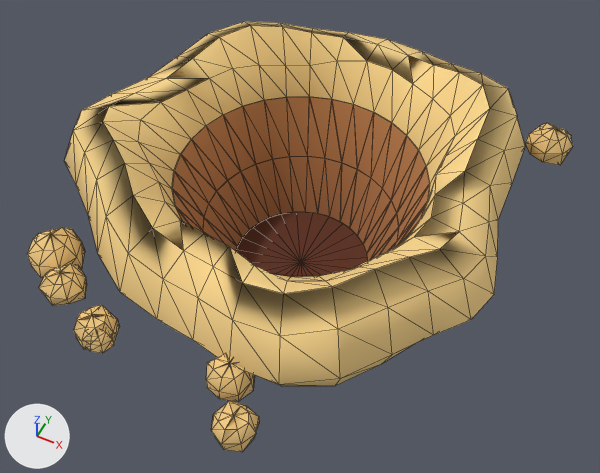
The glTF model models/cen_tarhut_buraco_2.glb: old version first, new version second.
Camera for both pictures: a 50 mm camera at (1.29, -2.6, 2.93) aimed at (0.07, -0.16, -0.12). Every picture has the same lights, and +X, +Y and +Z are marked at lower left. The older version comes first. Mesh edges are drawn as thin lines. Vertices at exactly the same position are counted once.

Objects in the first picture: 'buraco'.
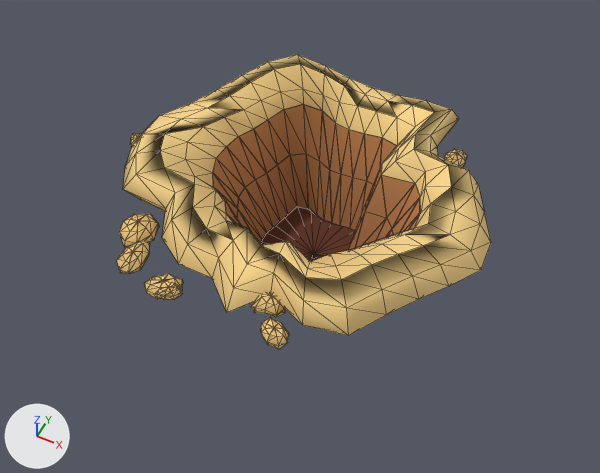
Pixel boxes [x1, y1, x2, y2] of what changed, in the pictures (600 x 473 px; the box of a moved part takes in the faces that stretch with it):
'buraco', reshaped (31% narrower, 31% shorter): before [27, 21, 573, 452]; after [117, 54, 491, 350]
part 1 of me_buraco, moved or reshaped: before [39, 263, 86, 306]; after [117, 241, 150, 274]
part 2 of me_buraco, moved or reshaped: before [87, 329, 116, 353]; after [161, 287, 183, 300]
part 3 of me_buraco, moved or reshaped (not visible before): after [131, 133, 142, 146]
part 4 of me_buraco, moved or reshaped: before [525, 123, 573, 165]; after [444, 149, 467, 167]
part 5 of me_buraco, moved or reshaped: before [74, 305, 120, 349]; after [144, 273, 183, 299]
part 6 of me_buraco, moved or reshaped: before [211, 400, 259, 452]; after [261, 318, 289, 350]
part 7 of me_buraco, moved or reshaped: before [27, 21, 525, 402]; after [120, 54, 491, 336]

Diff of the bpy script that builds the scene:
```diff
--- a/models/cen_tarhut_buraco_2.glb.py
+++ b/models/cen_tarhut_buraco_2.glb.py
@@ me_buraco @@
 # used by ob_buraco; location = (0.0, 0.0, 0.0)
-me_buraco.from_pydata(...)  # 697 vertices, 1176 faces; spans x -1.21..1.12, y -1.37..1.15, z -0.52..0.46
+me_buraco.from_pydata(...)  # 697 vertices, 1176 faces; spans x -0.98..0.95, y -0.87..0.87, z -0.52..0.2
+# me_buraco part 1: the loose piece of 41 vertices spanning x -0.77..-0.56, y -1.1..-0.9, z 0.0..0.14 is multiplied about its middle by the matrix ((0.6, 0.138, -0.001), (-0.3, 1.001, 0.012), (0.0, 0.0, 0.45)), then moved by (0.17, 0.29, -0.04)
+# me_buraco part 2: the loose piece of 41 vertices spanning x -0.44..-0.3, y -1.23..-1.09, z 0.01..0.11 is multiplied about its middle by the matrix ((0.84, -0.021, 0.005), (0.219, 0.703, 0.006), (0.0, 0.0, 0.45)), then moved by (0.12, 0.35, -0.03)
+# me_buraco part 3: the loose piece of 41 vertices spanning x -1.21..-1.09, y -0.23..-0.1, z 0.01..0.11 is multiplied about its middle by the matrix ((0.856, -0.397, 0.002), (0.0, 0.814, -0.004), (0.0, 0.0, 0.45)), then moved by (0.23, 0.12, -0.03)
+# me_buraco part 4: the loose piece of 41 vertices spanning x 0.88..1.12, y 0.75..0.98, z 0.0..0.16 is multiplied about its middle by the matrix ((0.499, 0.075, -0.004), (-0.07, 0.642, -0.007), (0.0, 0.0, 0.45)), then moved by (-0.4, -0.31, -0.04)
+# me_buraco part 5: the loose piece of 41 vertices spanning x -0.5..-0.31, y -1.23..-1.04, z 0.01..0.14 is multiplied about its middle by the matrix ((0.884, -0.038, 0.011), (0.279, 0.682, 0.015), (0.0, 0.0, 0.45)), then moved by (0.12, 0.33, -0.04)
+# me_buraco part 6: the loose piece of 41 vertices spanning x 0.25..0.45, y -1.37..-1.18, z 0.01..0.13 is multiplied about its middle by the matrix ((0.771, 0.029, -0.006), (-0.226, 0.612, 0.008), (0.0, 0.0, 0.45)), then moved by (-0.07, 0.47, -0.04)
+# me_buraco part 7: 449 of 697 vertices moved; they spanned x -1.18..1.05, y -1.18..1.15, z -0.52..0.46 and now span x -0.94..0.95, y -0.81..0.87, z -0.52..0.2; mean shift (0.04, 0.13, -0.06); largest move (0.23, -1.18, 0.06) -> (0.18, -0.72, 0.03)
 me_buraco.materials.append(mat_toon)
```
